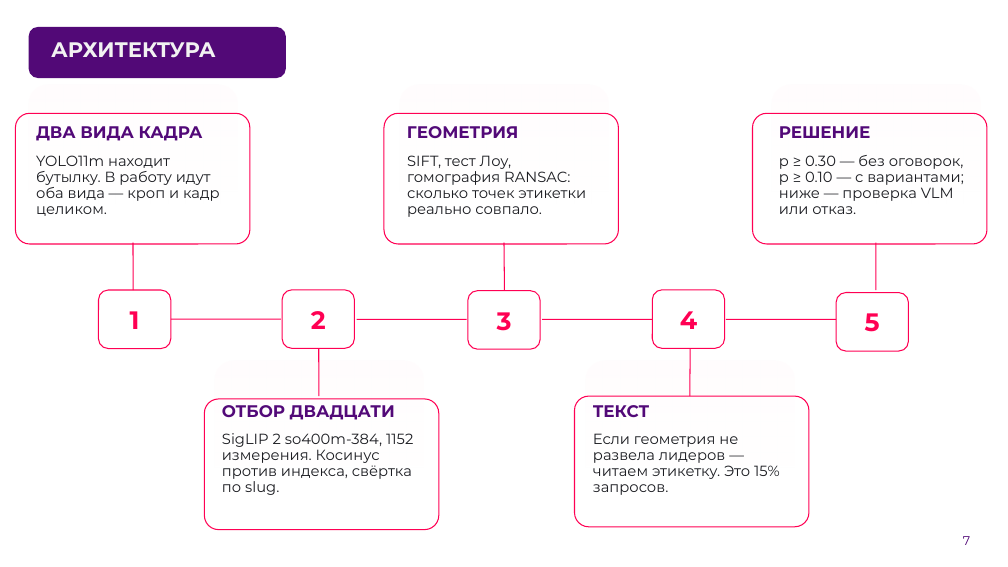
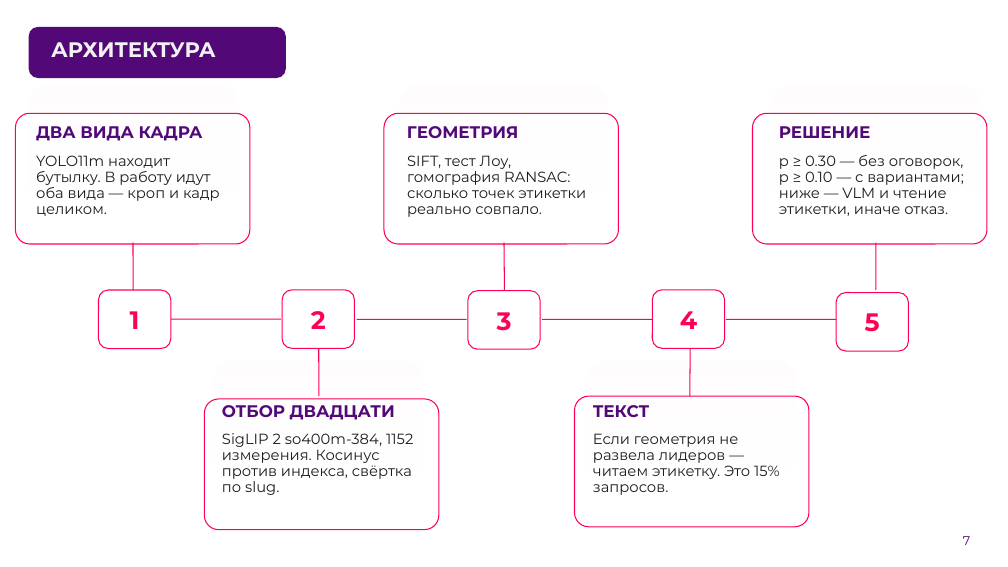
Before and after one commit to AlexGvr/rus_vines, a slide deck: slide 7 of ЛЦТ2026 Сканер российских вин.pptx. Drawn at 1008x567 pixels with LibreOffice and Linux fonts; fonts in the diff are those of the drawing; background and template pictures are left out. Boxes give left, top, right and bottom in pixels: in the first picture for what was removed or moved away, otherwise in the second. Text is boxed around its words. In the diff, an @@ line names an element or a change of style, - is before the commit and + after.

```diff
--- a/ЛЦТ2026 Сканер российских вин.pptx
+++ b/ЛЦТ2026 Сканер российских вин.pptx
@@ text at [779, 155, 964, 216]: text changed @@
-p ≥ 0.30 — без оговорок, p ≥ 0.10 — с вариантами; ниже — проверка VLM или отказ.
+p ≥ 0.30 — без оговорок, p ≥ 0.10 — с вариантами; ниже — VLM и чтение этикетки, иначе отказ.
```
Also in this commit, not shown: 7 other slides changed, 1 other file.
